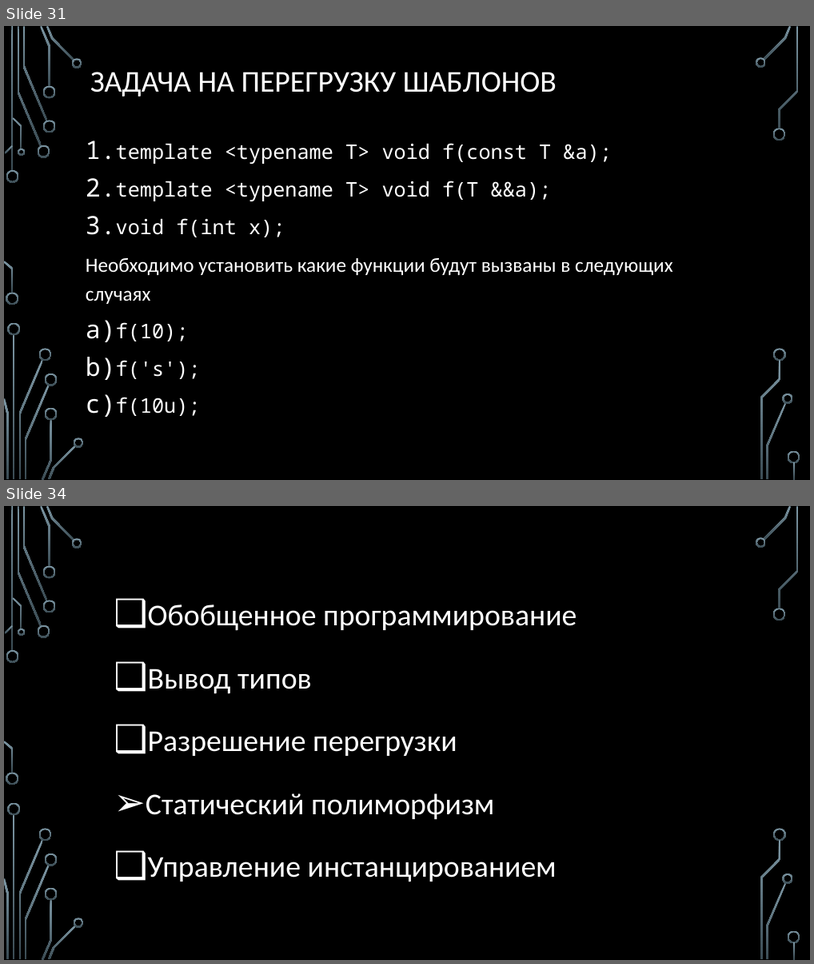
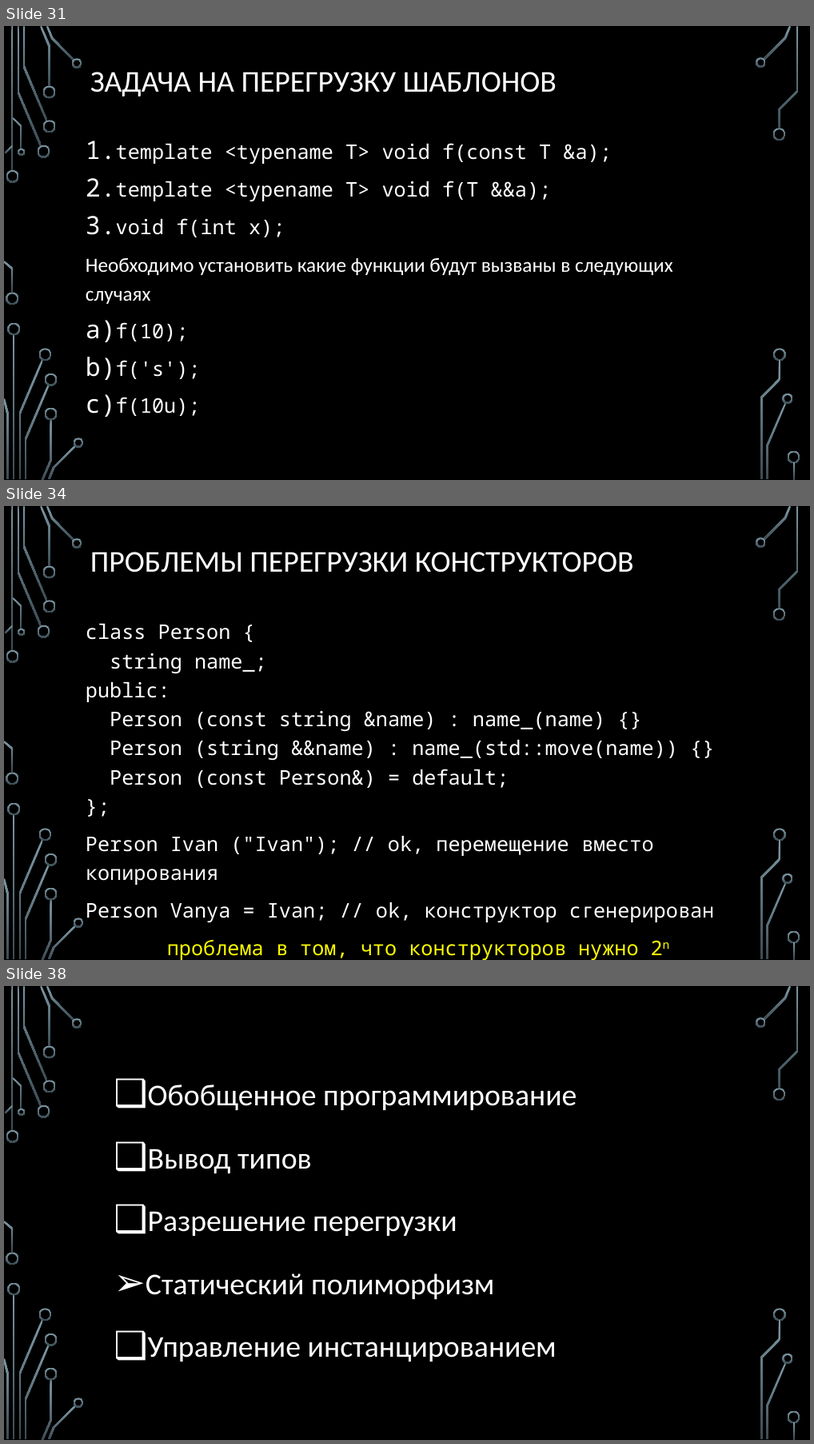
Before and after one commit to MIPT-ILab/cpp-lects-rus, a slide deck: slides/lec2-1-function-templates.pptx. Shown one above the other, each under a label of ours: slides 31 and 34 before the commit, slides 31, 34 and 38 after it; the slides between them are not shown. The pictures are 814x964 and 814x1444 pixels, drawn with LibreOffice and Linux fonts; fonts in the diff are those of the drawing; background and template pictures are left out. Boxes give left, top, right and bottom in pixels: in the first picture for what was removed or moved away, otherwise in the second. Text is boxed around its words. In the diff, an @@ line names an element or a change of style, - is before the commit and + after.

```diff
--- a/slides/lec2-1-function-templates.pptx
+++ b/slides/lec2-1-function-templates.pptx
@@ slide 34 added at (4,506,810,960), background picture (left out); not listed: 36 template elements that a slide beside it also shows @@
@@ title added at (90,552,634,572), 36 pt, text #FFFFFF @@
+ПРОБЛЕМЫ ПЕРЕГРУЗКИ КОНСТРУКТОРОВ
@@ text added at (86,624,715,960), 24 pt, text #FFFFFF @@
+class Person {
+string name_;
+public:
+Person (const string &name) : name_(name) {}
+Person (string &&name) : name_(std::move(name)) {}
+Person (const Person&) = default;
+};
+Person Ivan ("Ivan"); // ok, перемещение вместо копирования
+Person Vanya = Ivan; // ok, конструктор сгенерирован
+проблема в том, что конструкторов нужно 2n
@@ what was slide 34 is now slide 38 @@
```
Also in this commit, not shown: 4 slides changed, 3 other slides added, 3 other files.
